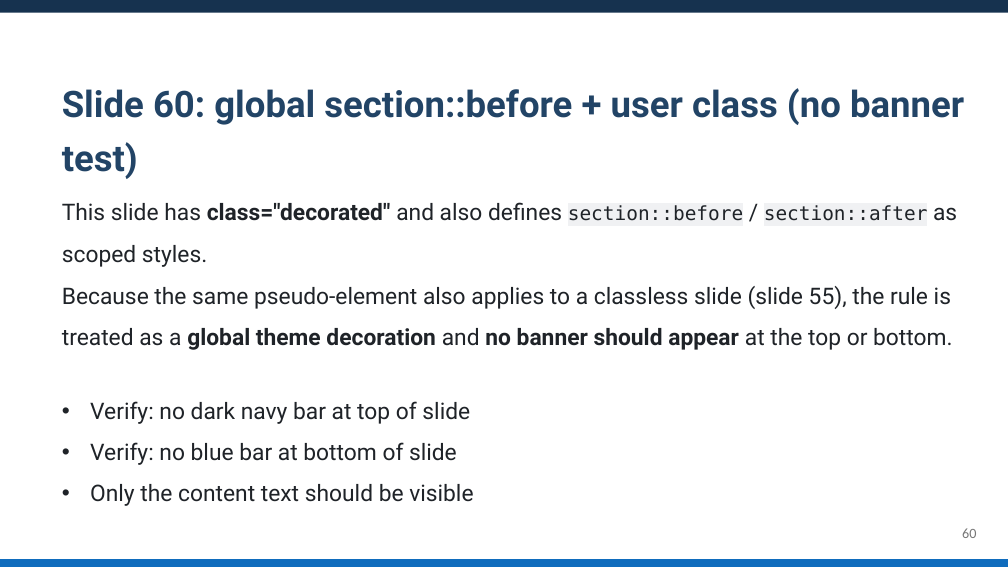
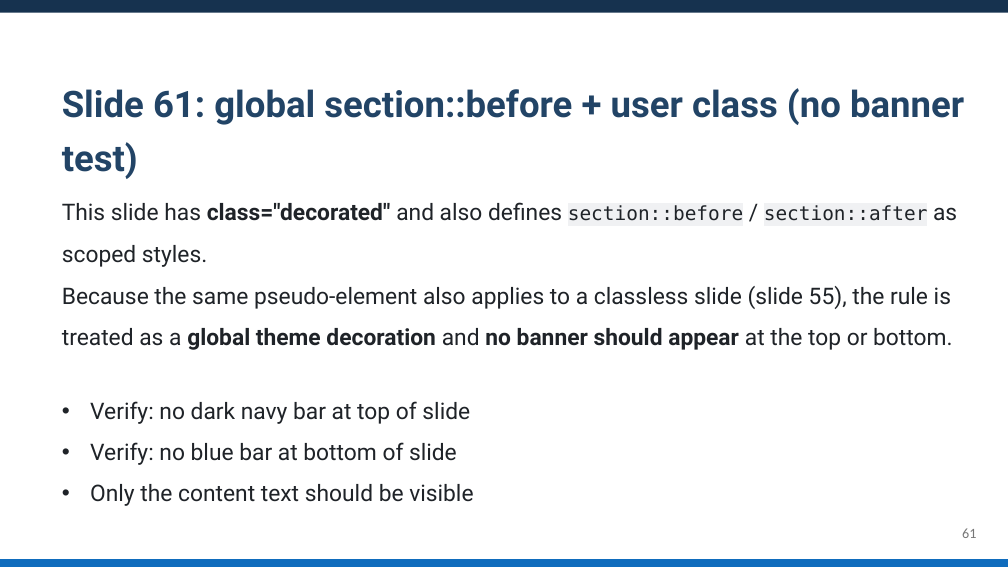
Before and after one commit to KatsuYuzu/marp-to-editable-pptx, a slide deck: slide 61 of output-pptx/test-output.pptx (slide 60 before the commit). Drawn at 1008x567 pixels with LibreOffice and Linux fonts; fonts in the diff are those of the drawing. Boxes give left, top, right and bottom in pixels: in the first picture for what was removed or moved away, otherwise in the second. Text is boxed around its words. In the diff, an @@ line names an element or a change of style, - is before the commit and + after.

```diff
--- a/output-pptx/test-output.pptx
+++ b/output-pptx/test-output.pptx
@@ text at <box>62,88,964,179</box>: text changed @@
-Slide 60: global section::before + user class (no banner test)
+Slide 61: global section::before + user class (no banner test)
@@ page number at <box>962,528,976,538</box>: text changed @@
-60
+61
```
Also in this commit, not shown: 14 other slides changed, 11 slides added, 1 other file.
